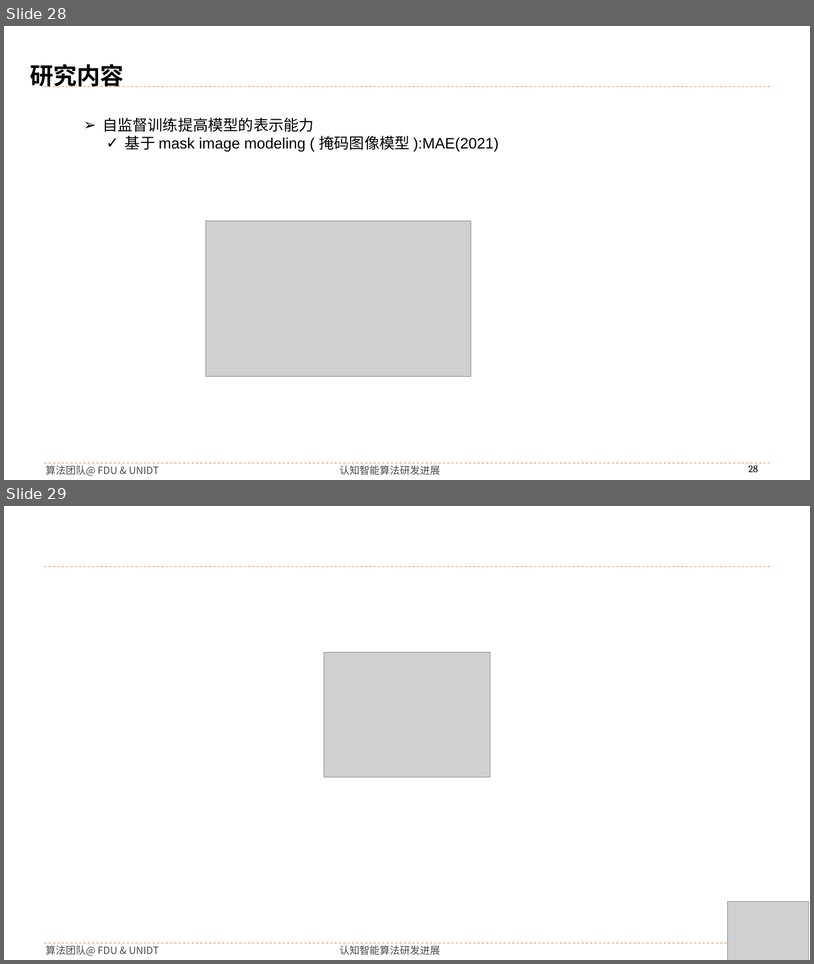
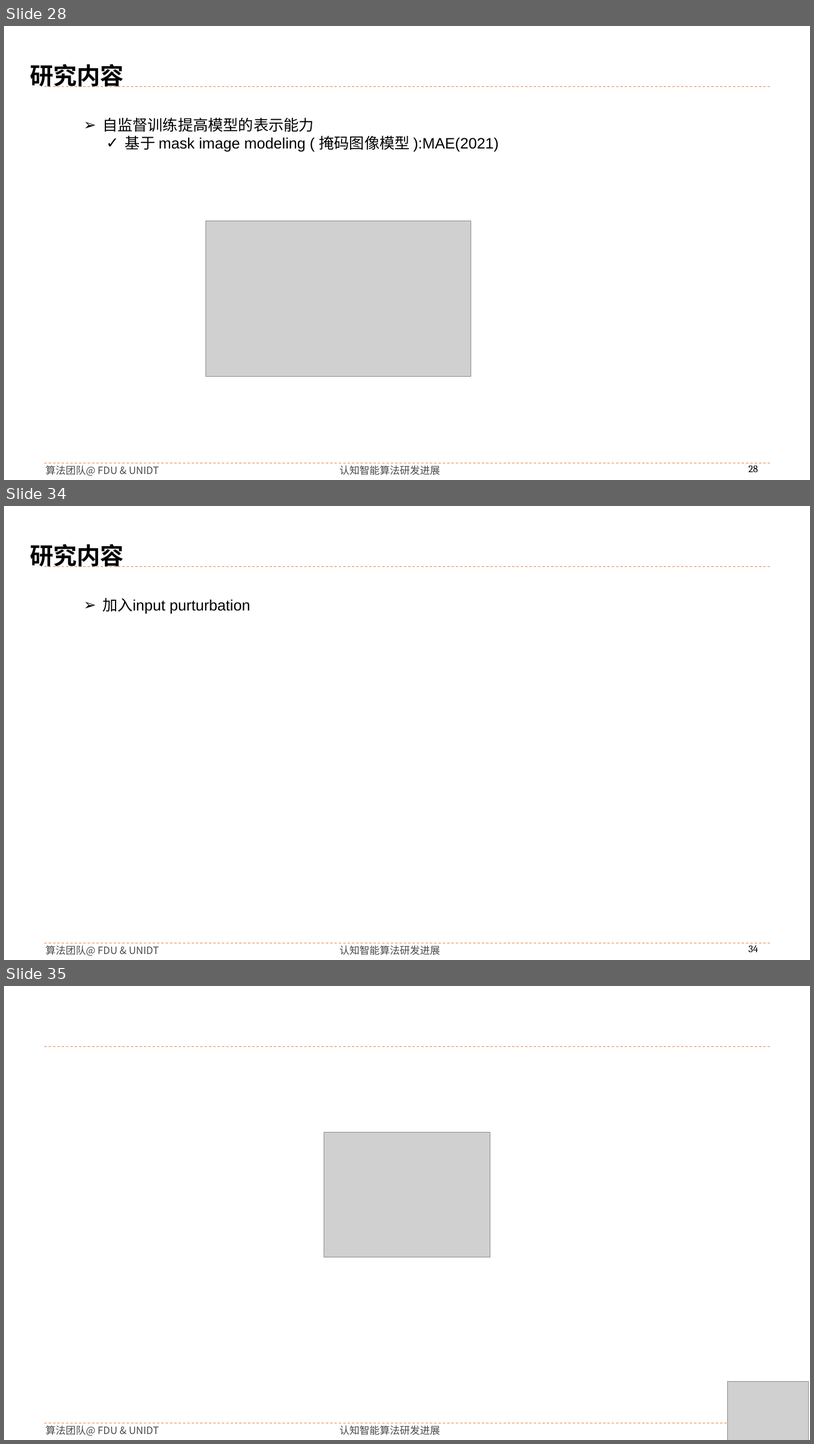
Before and after one commit to buyizhiyou/YYMUncertainty, a slide deck: pre/ddu_pre.pptx. Shown one above the other, each under a label of ours: slides 28 and 29 before the commit, slides 28, 34 and 35 after it; the slides between them are not shown. The pictures are 814x964 and 814x1444 pixels, drawn with LibreOffice and Linux fonts; fonts in the diff are those of the drawing; grey boxes stand for pictures; background and template pictures are left out. Boxes give left, top, right and bottom in pixels: in the first picture for what was removed or moved away, otherwise in the second. Text is boxed around its words. In the diff, an @@ line names an element or a change of style, - is before the commit and + after.

```diff
--- a/pre/ddu_pre.pptx
+++ b/pre/ddu_pre.pptx
@@ slide 34 added at box(4, 506, 810, 960), background #FFFFFF; not listed: 5 template elements that a slide beside it also shows @@
@@ text added at box(30, 544, 124, 567), 28 pt, text #000000, bold @@
+研究内容
@@ text added at box(102, 598, 250, 614), 18 pt, text #000000 @@
+➢ 加入input purturbation
@@ what was slide 29 is now slide 35 @@
```
Also in this commit, not shown: 5 other slides added, 28 other files.
